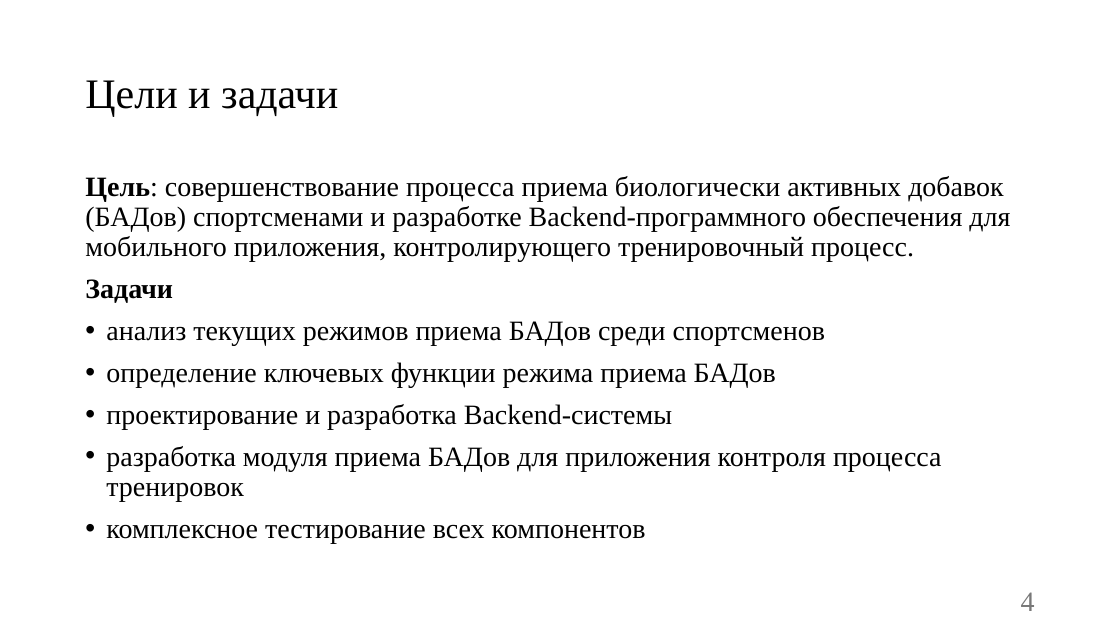
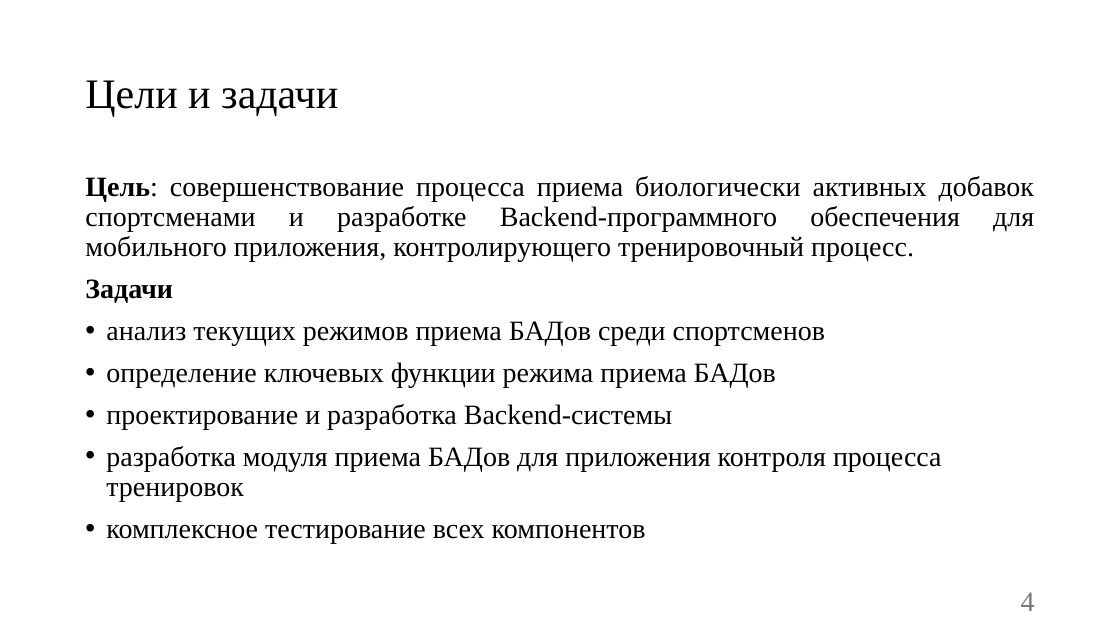
Before and after one commit to vadimgilka/SportApp, a slide deck: slide 4 of Documentation/Documentation Backend/Презентация-Чупинин-Антон-Павлович.pptx. Drawn at 1120x630 pixels with LibreOffice and Linux fonts; fonts in the diff are those of the drawing. Boxes give left, top, right and bottom in pixels: in the first picture for what was removed or moved away, otherwise in the second. Text is boxed around its words. In the diff, an @@ line names an element or a change of style, - is before the commit and + after.

```diff
--- a/Documentation/Documentation Backend/Презентация-Чупинин-Антон-Павлович.pptx
+++ b/Documentation/Documentation Backend/Презентация-Чупинин-Антон-Павлович.pptx
@@ text at [85,176,1034,262]: text changed @@
-Цель: совершенствование процесса приема биологически активных добавок (БАДов) спортсменами и разработке Backend-программного обеспечения для мобильного приложения, контролирующего тренировочный процесс.
+Цель: совершенствование процесса приема биологически активных добавок спортсменами и разработке Backend-программного обеспечения для мобильного приложения, контролирующего тренировочный процесс.
```
Also in this commit, not shown: 6 other slides changed, 6 slides added, 1 slide removed.
